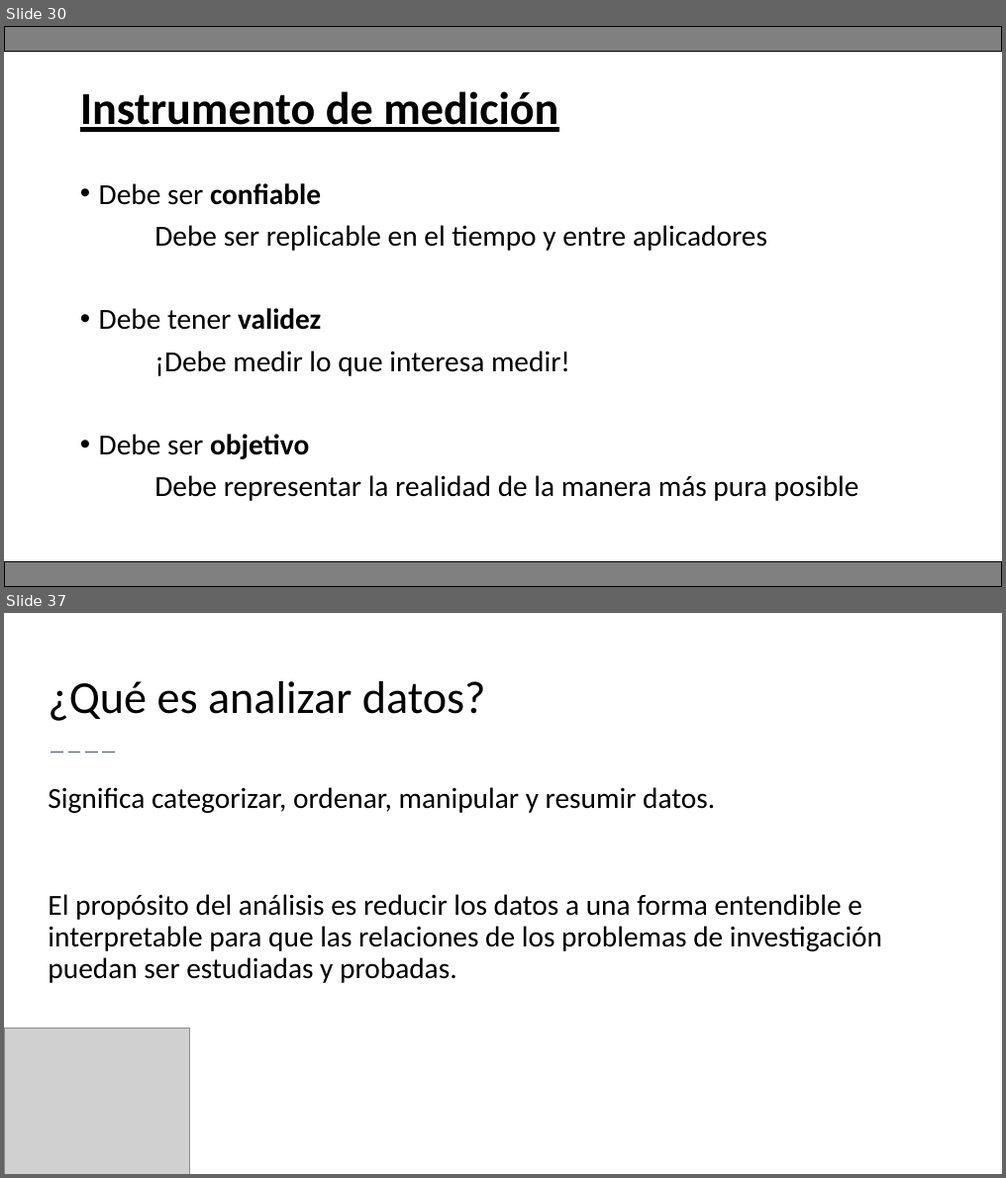
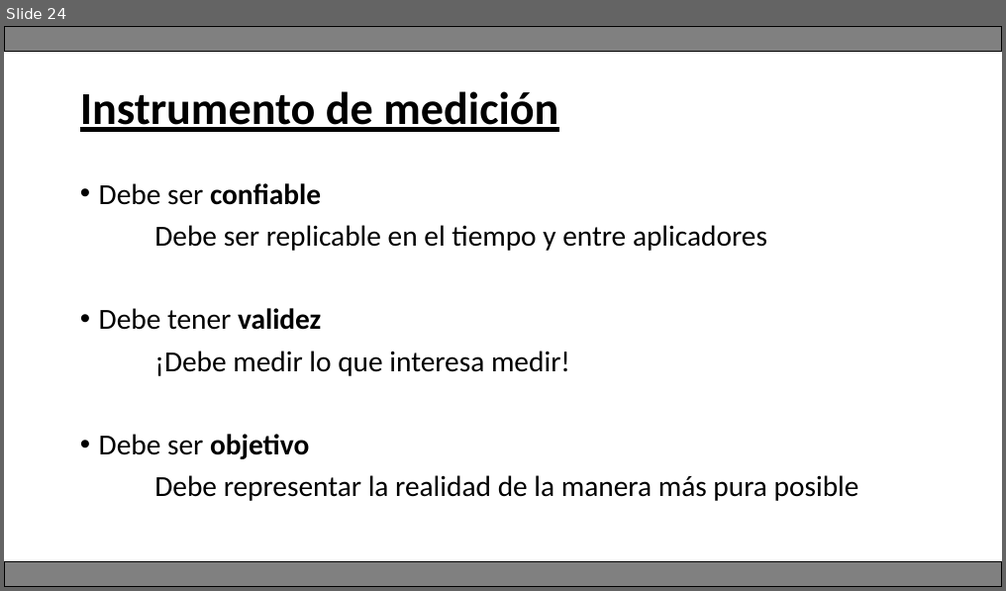
Before and after one commit to Adrifelcha/afchavez-019, a slide deck: JeanPiaget/2019-2020/Cuarentena/Cuarto - Clases Remotas/Zoom2-Recolección-LecturaDatos.pptx. Shown one above the other, each under a label of ours: slides 30 and 37 before the commit, slide 24 after it; the slides between them are not shown. The pictures are 1006x1178 and 1006x591 pixels, drawn with LibreOffice and Linux fonts; fonts in the diff are those of the drawing; grey boxes stand for pictures. Boxes give left, top, right and bottom in pixels: in the first picture for what was removed or moved away, otherwise in the second. Text is boxed around its words. In the diff, an @@ line names an element or a change of style, - is before the commit and + after.

```diff
--- a/JeanPiaget/2019-2020/Cuarentena/Cuarto - Clases Remotas/Zoom2-Recolección-LecturaDatos.pptx
+++ b/JeanPiaget/2019-2020/Cuarentena/Cuarto - Clases Remotas/Zoom2-Recolección-LecturaDatos.pptx
@@ slide 37 removed at [4, 613, 1002, 1174], background #FFFFFF @@
@@ title removed at [48, 681, 486, 721] @@
-¿Qué es analizar datos?
@@ line removed from (52, 753) to (118, 753) @@
@@ text removed at [48, 787, 882, 983] @@
-Significa categorizar, ordenar, manipular y resumir datos.
-El propósito del análisis es reducir los datos a una forma entendible e interpretable para que las relaciones de los problemas de investigación puedan ser estudiadas y probadas.
@@ picture removed at [4, 1028, 190, 1174] @@
@@ what was slide 30 is now slide 24 @@
```
Also in this commit, not shown: 4 slides changed, 1 slide added, 49 other slides removed, 7 other files.
